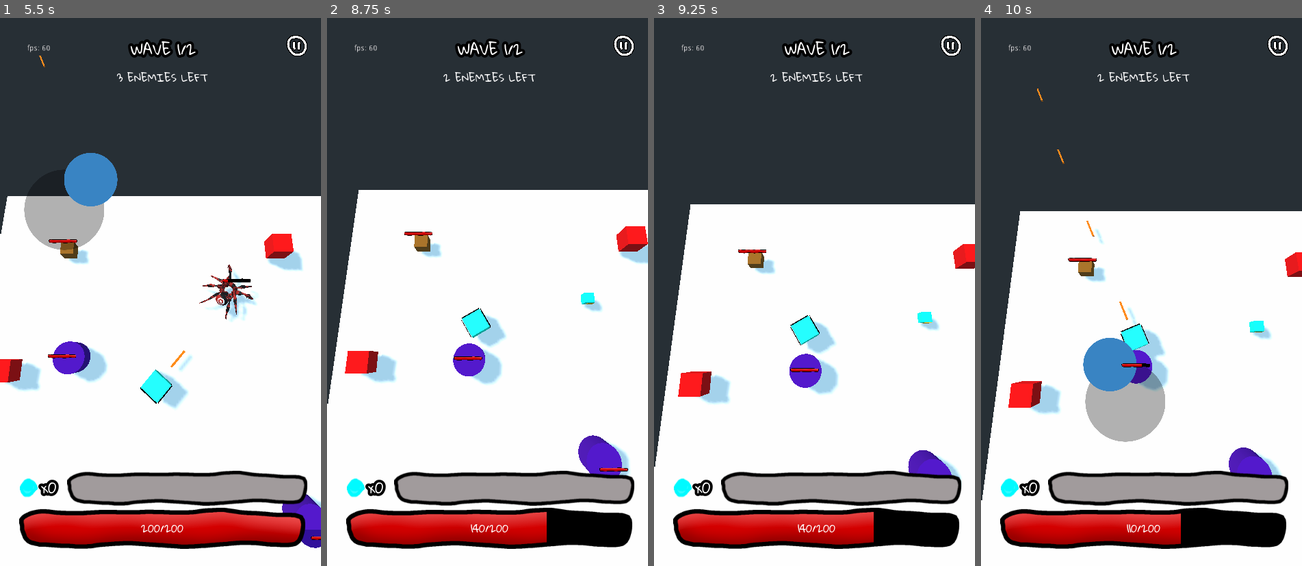
Above: before the commit, frames 1-4 (left to right).
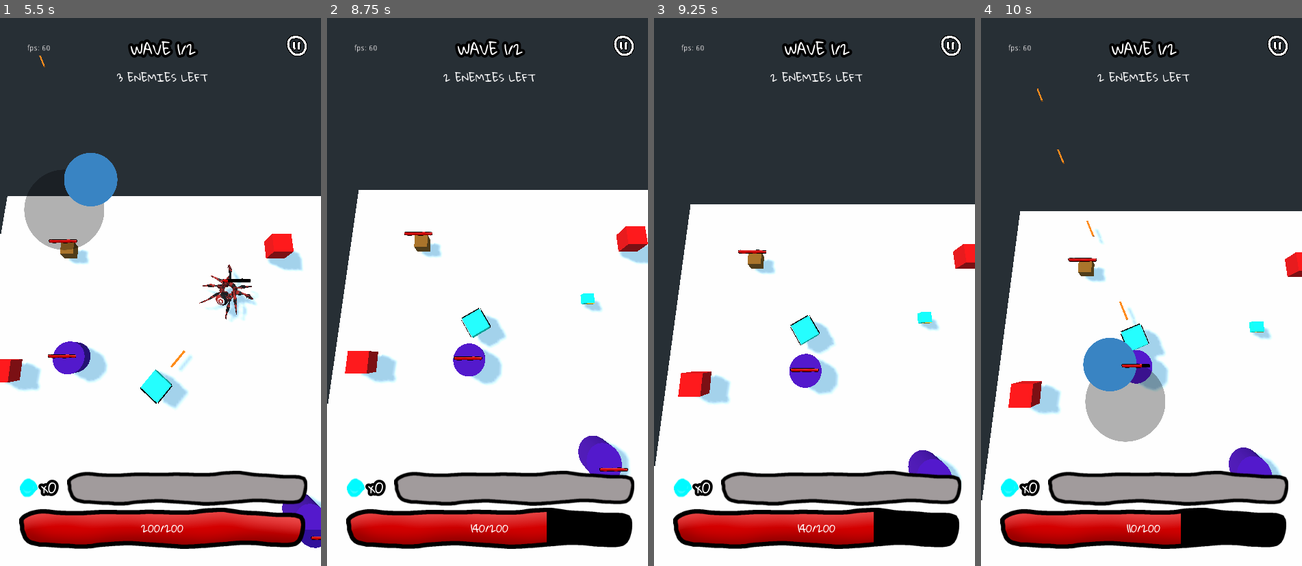
Above: after the commit, the same moments.

Repository: jeffsieu/coma-dash
Game: Godot game, scene res://Scene/Game.tscn
Two runs of this game, one before a commit and one after it. Both use one fixed random seed, a clock stepped at 60 frames per second and the inputs below.
Inputs (mouse positions are in pixels of both pictures, inside the frame that each line leads up to):
- Up to frame 1 (5.5 s): click "PLAY" at 0.5 s; move the mouse to (231, 264) at 1.27 s; click (231, 264) at 1.42 s; drag from (96, 319) to (144, 401) at 2.02 s; move the mouse to (192, 171) at 2.77 s; click (192, 171) at 2.92 s; drag from (144, 401) to (64, 209) at 3.52 s; move the mouse to (256, 374) at 4.27 s; click (256, 374) at 4.42 s; drag from (64, 209) to (112, 155) at 5.02 s
- Up to frame 2 (8.75 s): move the mouse to (503, 292) at 5.77 s; click (503, 292) at 5.92 s; drag from (439, 155) to (423, 319) at 6.52 s; move the mouse to (558, 264) at 7.27 s; click (558, 264) at 7.42 s; drag from (423, 319) to (471, 401) at 8.02 s
- Up to frame 3 (9.25 s): move the mouse to (846, 171) at 8.77 s; click (846, 171) at 8.92 s
- Up to frame 4 (10 s): drag from (1125, 401) to (1045, 209) at 9.52 s

Frame 1 is identical in both runs. In frame 2, less than 0.1% of the frame differs, in the area x 1-99%, y 41-84%; in frame 3, less than 0.1%; in frame 4, less than 0.1%, in the area x 1-97%, y 26-83%.

Commit message:
Fix crash when quit level
Made a mistake earlier by adding enemies to the SceneManager, causing
them to not be freed even when the game is quittedo

Diff:
--- a/EnemySpawner/EnemySpawner.gd
+++ b/EnemySpawner/EnemySpawner.gd
@@ -4,7 +4,7 @@
 const Spider = preload("res://Enemy/Spider/Spider.tscn")
 const Zombie = preload("res://Enemy/Zombie/Zombie.tscn")
 
-onready var _level = get_tree().get_root()
+onready var _level_manager = get_tree().get_root().find_node("LevelManager", true, false)
 
 const max_count := 15
 const _respawn_time := 2
@@ -12,6 +12,7 @@
 var _spawn_cooldown: float = 0
 var _is_running := false
 var _wave: Wave
+var _level: Level
 
 signal spawned
 
@@ -26,6 +27,7 @@
 func _ready() -> void:
 	randomize()
 	add_to_group("spawners")
+	_level = _level_manager.find_node("Level")
 
 func _process(delta: float) -> void:
 	if _is_running:
@@ -33,7 +35,7 @@
 			var enemy: Enemy = _get_next_enemy_type().instance()
 			enemy.transform.origin = global_transform.origin + Vector3(randf() * scale.x, -enemy.scale.y, randf() * scale.z)
 			enemy.connect("died", _wave, "on_enemy_died")
-			_level.add_child(enemy)
+			_level_manager.add_child(enemy)
 			emit_signal("spawned", self, enemy)
 			_spawn_cooldown += _respawn_time
 		_spawn_cooldown -= delta
